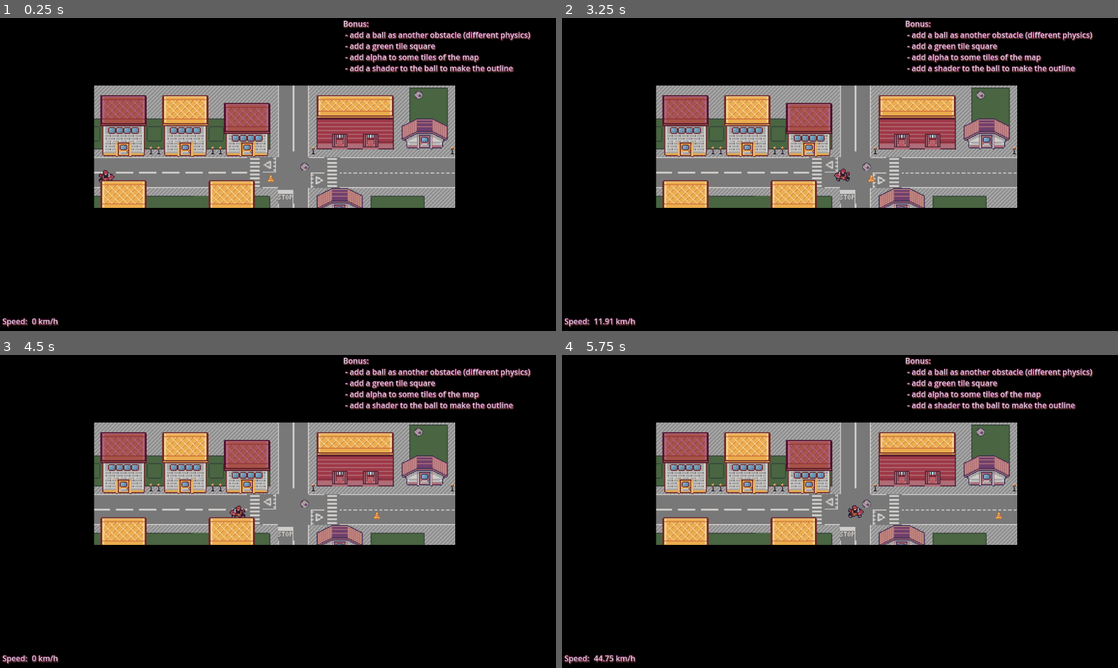
Above: before the commit, frames 1-4 (two rows, left to right).
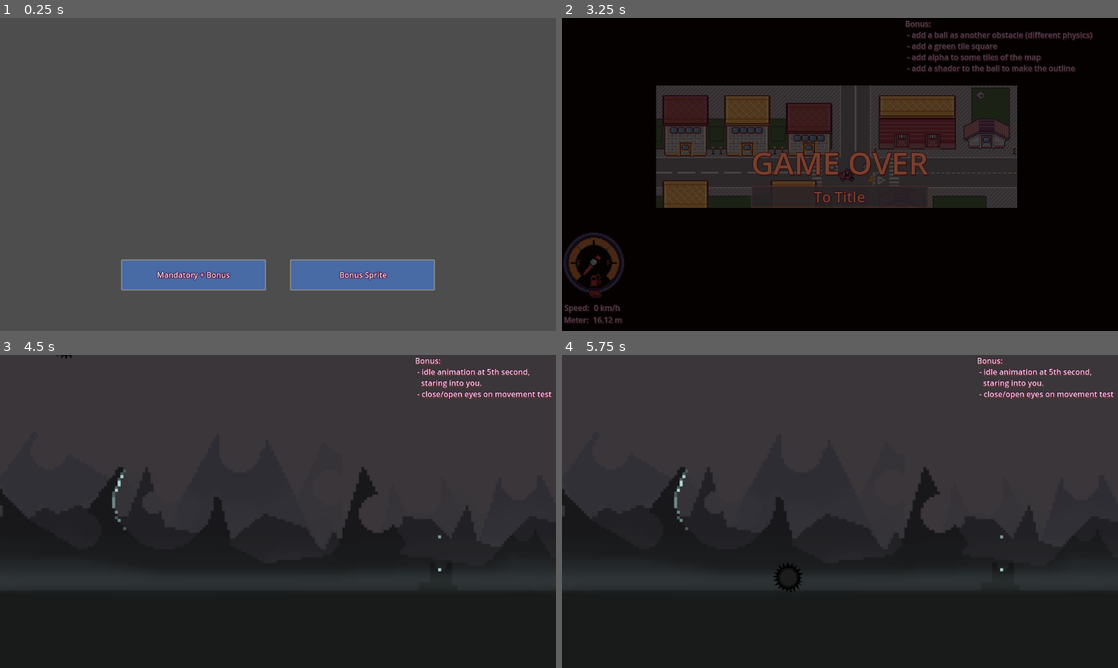
Above: after the commit, the same moments.

Repository: Arctia/42-Godot
Game: Godot game, scene res://src/scenes/Title.tscn
Two runs of this game, one before a commit and one after it. Both use one fixed random seed, a clock stepped at 60 frames per second and the inputs below. Before the commit the project starts from res://src/scenes/mandatory.tscn.
Inputs (mouse positions are in pixels of both pictures, inside the frame that each line leads up to):
- Up to frame 1 (0.25 s): no input
- Up to frame 2 (3.25 s): click (756, 274) at 0.5 s, where only the run after the commit has a clickable "Mandatory + Bonus"; tap Enter at 1.25 s; hold Right (move_right) 1.28-2.78 s; tap W (move_up) at 1.52, 2.27 s; hold A (move_left) from 2.78 s (still down)
- Up to frame 3 (4.5 s): release A (move_left) at 3.5 s; click (278, 533) at 3.5 s, where only the run after the commit has a clickable "To Title"; click (361, 611) at 4.25 s, where only the run after the commit has a clickable "Bonus Sprite"
- Up to frame 4 (5.75 s): hold Right (move_right) from 5.03 s (still down); tap W (move_up) at 5.27 s

The runs differ from the first frame. In frame 1, 97% of the frame differs, in the area x 0-100%, y 0-100%; in frame 2, 28%; in frame 3, 99%; in frame 4, 99%.

Commit message:
Week2: mandatory + Bonus

Diff:
--- a/Week-002/project.godot
+++ b/Week-002/project.godot
@@ -10,8 +10,8 @@
 
 [application]
 
-config/name="Week-001"
-run/main_scene="res://src/scenes/mandatory.tscn"
+config/name="Week-002"
+run/main_scene="res://src/scenes/Title.tscn"
 config/features=PackedStringArray("4.0", "GL Compatibility")
 config/icon="res://icon.svg"
 
@@ -47,6 +47,11 @@
 , Object(InputEventKey,"resource_local_to_scene":false,"resource_name":"","device":-1,"window_id":0,"alt_pressed":false,"shift_pressed":false,"ctrl_pressed":false,"meta_pressed":false,"pressed":false,"keycode":0,"physical_keycode":4194319,"key_label":0,"unicode":0,"echo":false,"script":null)
 ]
 }
+pause={
+"deadzone": 0.5,
+"events": [Object(InputEventKey,"resource_local_to_scene":false,"resource_name":"","device":-1,"window_id":0,"alt_pressed":false,"shift_pressed":false,"ctrl_pressed":false,"meta_pressed":false,"pressed":false,"keycode":0,"physical_keycode":4194305,"key_label":0,"unicode":0,"echo":false,"script":null)
+]
+}
 
 [rendering]
 
--- a/Week-002/src/entity/taxi.gd
+++ b/Week-002/src/entity/taxi.gd
@@ -2,6 +2,10 @@
 
 @export var ACC:float = 0
 @export var MAX_SPEED:float = 400
+@export var MAX_FUEL:float = 40
+
+@export var fuel:float = 1
+
 var FRICTION:float
 
 func _ready():
@@ -10,6 +14,9 @@
 func _physics_process(delta):
 	var xaxis = Input.get_axis("move_left", "move_right")
 	var yaxis = Input.get_axis("move_up", "move_down")
+
+	if (xaxis or yaxis) and fuel <= 0: xaxis = 0; yaxis = 0; fuel = 0
+	elif (xaxis or yaxis) and fuel > 0: fuel -= 0.01
 
 	if xaxis and yaxis:
 		velocity.x += xaxis * ACC * cos(deg_to_rad(45))
--- /dev/null
+++ b/Week-002/src/hud/manometro.gd
@@ -0,0 +1,12 @@
+extends Sprite2D
+
+var max_fuel:float
+var fuel:float
+
+var arc:float = 274
+
+func _process(_d):
+	var percentage:float = (fuel / max_fuel) * 100
+	%lbl_perc.text = str(snapped(percentage, 1)) + "%"
+	var r = percentage * arc / 100
+	%Arrow.rotation_degrees = r - arc
--- /dev/null
+++ b/Week-002/src/hud/manometro.tscn
@@ -0,0 +1,30 @@
+[gd_scene load_steps=5 format=3 uid="uid://n3kvmi2egdom"]
+
+[ext_resource type="Texture2D" uid="uid://dfh0yksvw53jh" path="res://assets/HUD/1685957404508_Tachimetro.png" id="1_xgy1p"]
+[ext_resource type="Script" path="res://src/hud/manometro.gd" id="2_2pf60"]
+[ext_resource type="Texture2D" uid="uid://dgs4mgvhwx5if" path="res://assets/HUD/lancetta.png" id="3_jqt2f"]
+[ext_resource type="Theme" uid="uid://hsqcmqaiw52k" path="res://src/theme.tres" id="4_k6wh5"]
+
+[node name="Manometro" type="Sprite2D"]
+texture_filter = 1
+scale = Vector2(2, 2)
+texture = ExtResource("1_xgy1p")
+script = ExtResource("2_2pf60")
+
+[node name="Arrow" type="Sprite2D" parent="."]
+unique_name_in_owner = true
+texture = ExtResource("3_jqt2f")
+
+[node name="CenterContainer" type="CenterContainer" parent="."]
+offset_left = -29.0
+offset_top = 25.0
+offset_right = 32.0
+offset_bottom = 39.0
+
+[node name="lbl_perc" type="Label" parent="CenterContainer"]
+unique_name_in_owner = true
+layout_mode = 2
+theme = ExtResource("4_k6wh5")
+theme_override_colors/font_color = Color(1, 0.466667, 0, 1)
+theme_override_font_sizes/font_size = 7
+text = "100%"
--- a/Week-002/src/scenes/Title.tscn
+++ b/Week-002/src/scenes/Title.tscn
@@ -1,5 +1,6 @@
-[gd_scene load_steps=2 format=3 uid="uid://c300xyl8koax6"]
+[gd_scene load_steps=3 format=3 uid="uid://c300xyl8koax6"]
 
+[ext_resource type="Theme" uid="uid://hsqcmqaiw52k" path="res://src/theme.tres" id="1_md05v"]
 [ext_resource type="Script" path="res://src/scenes/Title.gd" id="1_thtqd"]
 
 [node name="Control" type="Control"]
@@ -7,8 +8,11 @@
 anchors_preset = 15
 anchor_right = 1.0
 anchor_bottom = 1.0
+offset_top = -1.0
+offset_bottom = -1.0
 grow_horizontal = 2
 grow_vertical = 2
+theme = ExtResource("1_md05v")
 script = ExtResource("1_thtqd")
 
 [node name="CenterContainer" type="CenterContainer" parent="."]
--- a/Week-002/src/scenes/mandatory.gd
+++ b/Week-002/src/scenes/mandatory.gd
@@ -1,15 +1,61 @@
 extends Control
 
+#--- Variables ----------------------------------------------------------------#
+#--- Variables
+#------------------------------------------------------------------------------#
 
-# Called when the node enters the scene tree for the first time.
+var meters:float = 0
+var gameover:bool = false
+
+#--- Process methods ----------------------------------------------------------#
+#--- Process methods
+#------------------------------------------------------------------------------#
+
 func _ready():
-	pass # Replace with function body.
+	initialize()
 
+func _process(delta):
+	if Input.is_action_just_pressed("pause"): _set_pause()
+	if get_tree().paused: return
+	speedmeter(%Taxi.velocity, delta)
+	manometro_info()
+	check_death()
 
-# Called every frame. 'delta' is the elapsed time since the previous frame.
-func _process(_delta_):
-	speedmeter(%Taxi.velocity)
+func initialize() -> void:
+	%Manometro.max_fuel = %Taxi.MAX_FUEL
 
-func speedmeter(v:Vector2):
-	var t_speed:float = snapped(sqrt(pow(v.x, 2) + pow(v.y, 2)) / 10 * 1.37, 0.01)
+#--- Other Methods ------------------------------------------------------------#
+#--- Other Methods
+#------------------------------------------------------------------------------#
+
+func speedmeter(v:Vector2, delta) -> void:
+	var t_speed:float = snapped(sqrt(pow(v.x, 2) + pow(v.y, 2)) / 10 * 1.37, .01)
 	%lbl_speed_value.text = str(t_speed) + " km/h"
+	self.meters += (t_speed / 3.6) * delta
+	if self.meters >= 1000:
+		%lbl_meters_value.text = str(snapped(self.meters/1000, 0.01)) + " km"
+	else:
+		%lbl_meters_value.text = str(snapped(self.meters, 0.01)) + " m"
+
+func manometro_info() -> void:
+	%Manometro.fuel = %Taxi.fuel
+
+func check_death() -> void:
+	if %Taxi.fuel <= 0 and not self.gameover:
+		self.gameover = true
+		$AnimationPlayer.play("GameOver")
+
+func _on_btn_title_pressed():
+	get_tree().paused = false
+	get_tree().change_scene_to_file("res://src/scenes/Title.tscn")
+
+func _set_pause() -> void:
+	var pause = $PauseHover
+	get_tree().paused = true if not get_tree().paused else false
+	pause.visible = true if not pause.visible else false
+	if pause.visible:
+		$AnimationPlayer.play("Pause_Anim")
+
+func _on_animation_player_animation_finished(anim_name) -> void:
+	if anim_name == "Pause_Anim" and get_tree().paused:
+		$AnimationPlayer.play("Pause_Anim")
--- a/Week-002/src/scenes/mandatory.tscn
+++ b/Week-002/src/scenes/mandatory.tscn
@@ -6,6 +6,7 @@
 [ext_resource type="PackedScene" uid="uid://b2ttl820421dd" path="res://src/scenes/tile_map.tscn" id="3_xr4au"]
 [ext_resource type="PackedScene" uid="uid://bpsxd2y43lmgi" path="res://src/entity/obstacle2.tscn" id="5_vjki0"]
 [ext_resource type="PackedScene" uid="uid://d2d83xbee54md" path="res://src/entity/obstacle3.tscn" id="6_e6rhb"]
+[ext_resource type="PackedScene" uid="uid://n3kvmi2egdom" path="res://src/hud/manometro.tscn" id="7_h8we3"]
 
 [sub_resource type="RectangleShape2D" id="RectangleShape2D_1vtel"]
 size = Vector2(246, 677)
@@ -19,7 +20,163 @@
 [sub_resource type="RectangleShape2D" id="RectangleShape2D_qhxel"]
 size = Vector2(1217, 306.5)
 
+[sub_resource type="StyleBoxFlat" id="StyleBoxFlat_mwps4"]
+bg_color = Color(0.0509804, 0.0156863, 0.027451, 0.803922)
+
+[sub_resource type="Animation" id="Animation_pwpp1"]
+resource_name = "GameOver"
+tracks/0/type = "bezier"
+tracks/0/imported = false
+tracks/0/enabled = true
+tracks/0/path = NodePath("GameOver:modulate:r")
+tracks/0/interp = 1
+tracks/0/loop_wrap = true
+tracks/0/keys = {
+"handle_modes": PackedInt32Array(0, 0),
+"points": PackedFloat32Array(0, -0.25, 0, 0.25, 0, 1, -0.25, 0, 0.25, 0),
+"times": PackedFloat32Array(0, 0.5)
+}
+tracks/1/type = "bezier"
+tracks/1/imported = false
+tracks/1/enabled = true
+tracks/1/path = NodePath("GameOver:modulate:g")
+tracks/1/interp = 1
+tracks/1/loop_wrap = true
+tracks/1/keys = {
+"handle_modes": PackedInt32Array(0, 0),
+"points": PackedFloat32Array(0, -0.25, 0, 0.25, 0, 1, -0.25, 0, 0.25, 0),
+"times": PackedFloat32Array(0, 0.7)
+}
+tracks/2/type = "bezier"
+tracks/2/imported = false
+tracks/2/enabled = true
+tracks/2/path = NodePath("GameOver:modulate:b")
+tracks/2/interp = 1
+tracks/2/loop_wrap = true
+tracks/2/keys = {
+"handle_modes": PackedInt32Array(0, 0),
+"points": PackedFloat32Array(0, -0.25, 0, 0.25, 0, 1, -0.25, 0, 0.25, 0),
+"times": PackedFloat32Array(0, 0.9)
+}
+tracks/3/type = "bezier"
+tracks/3/imported = false
+tracks/3/enabled = true
+tracks/3/path = NodePath("GameOver:modulate:a")
+tracks/3/interp = 1
+tracks/3/loop_wrap = true
+tracks/3/keys = {
+"handle_modes": PackedInt32Array(0, 0),
+"points": PackedFloat32Array(0, -0.25, 0, 0.25, 0, 1, -0.25, 0, 0.25, 0),
+"times": PackedFloat32Array(0, 0.4)
+}
+tracks/4/type = "value"
+tracks/4/imported = false
+tracks/4/enabled = true
+tracks/4/path = NodePath("GameOver:visible")
+tracks/4/interp = 1
+tracks/4/loop_wrap = true
+tracks/4/keys = {
+"times": PackedFloat32Array(0),
+"transitions": PackedFloat32Array(1),
+"update": 1,
+"values": [true]
+}
+
+[sub_resource type="Animation" id="Animation_tm455"]
+length = 0.001
+tracks/0/type = "bezier"
+tracks/0/imported = false
+tracks/0/enabled = true
+tracks/0/path = NodePath("GameOver:modulate:r")
+tracks/0/interp = 1
+tracks/0/loop_wrap = true
+tracks/0/keys = {
+"handle_modes": PackedInt32Array(0),
+"points": PackedFloat32Array(1, -0.25, 0, 0.25, 0),
+"times": PackedFloat32Array(0)
+}
+tracks/1/type = "bezier"
+tracks/1/imported = false
+tracks/1/enabled = true
+tracks/1/path = NodePath("GameOver:modulate:g")
+tracks/1/interp = 1
+tracks/1/loop_wrap = true
+tracks/1/keys = {
+"handle_modes": PackedInt32Array(0),
+"points": PackedFloat32Array(1, -0.25, 0, 0.25, 0),
+"times": PackedFloat32Array(0)
+}
+tracks/2/type = "bezier"
+tracks/2/imported = false
+tracks/2/enabled = true
+tracks/2/path = NodePath("GameOver:modulate:b")
+tracks/2/interp = 1
+tracks/2/loop_wrap = true
+tracks/2/keys = {
+"handle_modes": PackedInt32Array(0),
+"points": PackedFloat32Array(1, -0.25, 0, 0.25, 0),
+"times": PackedFloat32Array(0)
+}
+tracks/3/type = "bezier"
+tracks/3/imported = false
+tracks/3/enabled = true
+tracks/3/path = NodePath("GameOver:modulate:a")
+tracks/3/interp = 1
+tracks/3/loop_wrap = true
+tracks/3/keys = {
+"handle_modes": PackedInt32Array(0),
+"points": PackedFloat32Array(1, -0.25, 0, 0.25, 0),
+"times": PackedFloat32Array(0)
+}
+tracks/4/type = "value"
+tracks/4/imported = false
+tracks/4/enabled = true
+tracks/4/path = NodePath("GameOver:visible")
+tracks/4/interp = 1
+tracks/4/loop_wrap = true
+tracks/4/keys = {
+"times": PackedFloat32Array(0),
+"transitions": PackedFloat32Array(1),
+"update": 1,
+"values": [false]
+}
+tracks/5/type = "value"
+tracks/5/imported = false
+tracks/5/enabled = true
+tracks/5/path = NodePath("PauseHover/HBoxContainer/Label:modulate")
+tracks/5/interp = 1
+tracks/5/loop_wrap = true
+tracks/5/keys = {
+"times": PackedFloat32Array(0),
+"transitions": PackedFloat32Array(1),
+"update": 0,
+"values": [Color(1, 1, 1, 1)]
+}
+
+[sub_resource type="Animation" id="Animation_xu0ns"]
+resource_name = "Pause_Anim"
+tracks/0/type = "value"
+tracks/0/imported = false
+tracks/0/enabled = true
+tracks/0/path = NodePath("PauseHover/HBoxContainer/Label:modulate")
+tracks/0/interp = 1
+tracks/0/loop_wrap = true
+tracks/0/keys = {
+"times": PackedFloat32Array(0, 0.4, 1),
+"transitions": PackedFloat32Array(1, 1, 2),
+"update": 0,
+"values": [Color(1, 1, 1, 1), Color(1, 1, 1, 0.360784), Color(1, 1, 1, 1)]
+}
+
+[sub_resource type="AnimationLibrary" id="AnimationLibrary_46c76"]
+_data = {
+"GameOver": SubResource("Animation_pwpp1"),
+"Pause_Anim": SubResource("Animation_xu0ns"),
+"RESET": SubResource("Animation_tm455")
+}
+
 [node name="Mandatory" type="Control"]
+process_mode = 3
 custom_minimum_size = Vector2(640, 0)
 layout_mode = 3
 anchors_preset = 15
@@ -31,6 +188,7 @@
 script = ExtResource("1_kdsi1")
 
 [node name="scene" type="Node2D" parent="."]
+process_mode = 1
 
 [node name="TileMap" parent="scene" instance=ExtResource("3_xr4au")]
 rotation = -0.000194534
@@ -122,8 +280,9 @@
 anchor_top = 1.0
 anchor_bottom = 1.0
 offset_left = 5.0
-offset_top = -40.0
+offset_top = -68.0
 offset_right = 118.0
+offset_bottom = -28.0
 grow_vertical = 0
 theme_override_constants/separation = 5
 
@@ -135,6 +294,28 @@
 unique_name_in_owner = true
 layout_mode = 2
 text = "0 m/s"
+
+[node name="HBoxContainer2" type="HBoxContainer" parent="."]
+z_index = 999
+layout_mode = 1
+anchors_preset = 2
+anchor_top = 1.0
+anchor_bottom = 1.0
+offset_left = 4.0
+offset_top = -43.0
+offset_right = 117.0
+offset_bottom = -3.0
+grow_vertical = 0
+theme_override_constants/separation = 5
+
+[node name="Label" type="Label" parent="HBoxContainer2"]
+layout_mode = 2
+text = "Meter: "
+
+[node name="lbl_meters_value" type="Label" parent="HBoxContainer2"]
+unique_name_in_owner = true
+layout_mode = 2
+text = "0 m"
 
 [node name="RichTextLabel" type="RichTextLabel" parent="."]
 z_index = 999
@@ -151,3 +332,75 @@
  - add a green tile square
  - add alpha to some tiles of the map
  - add a shader to the ball to make the outline"
+
+[node name="TextureRect" type="TextureRect" parent="."]
+layout_mode = 0
+offset_right = 40.0
+offset_bottom = 40.0
+
+[node name="Manometro" parent="." instance=ExtResource("7_h8we3")]
+unique_name_in_owner = true
+process_mode = 1
+z_index = 50
+position = Vector2(66, 507)
+
+[node name="GameOver" type="PanelContainer" parent="."]
+unique_name_in_owner = true
+visible = false
+z_index = 4000
+layout_mode = 0
+offset_right = 1152.0
+offset_bottom = 648.0
+theme_override_styles/panel = SubResource("StyleBoxFlat_mwps4")
+
+[node name="HBoxContainer" type="VBoxContainer" parent="GameOver"]
+layout_mode = 2
+size_flags_horizontal = 4
+size_flags_vertical = 4
+
+[node name="Label" type="Label" parent="GameOver/HBoxContainer"]
+layout_mode = 2
+theme_override_font_sizes/font_size = 64
+text = "GAME OVER"
+horizontal_alignment = 1
+
+[node name="Button" type="Button" parent="GameOver/HBoxContainer"]
+layout_mode = 2
+theme_override_font_sizes/font_size = 30
+text = "To Title"
+
+[node name="PauseHover" type="PanelContainer" parent="."]
+unique_name_in_owner = true
+visible = false
+z_index = 4000
+layout_mode = 0
+offset_right = 1152.0
+offset_bottom = 648.0
+theme_override_styles/panel = SubResource("StyleBoxFlat_mwps4")
+
+[node name="HBoxContainer" type="VBoxContainer" parent="PauseHover"]
+layout_mode = 2
+size_flags_horizontal = 4
+size_flags_vertical = 4
+
+[node name="Label" type="Label" parent="PauseHover/HBoxContainer"]
+layout_mode = 2
+theme_override_font_sizes/font_size = 64
+text = "Pause"
+horizontal_alignment = 1
+
+[node name="Button" type="Button" parent="PauseHover/HBoxContainer"]
+layout_mode = 2
+theme_override_font_sizes/font_size = 30
+text = "To Title"
+
+[node name="AnimationPlayer" type="AnimationPlayer" parent="."]
+process_mode = 3
+process_priority = 1
+libraries = {
+"": SubResource("AnimationLibrary_46c76")
+}
+
+[connection signal="pressed" from="GameOver/HBoxContainer/Button" to="." method="_on_btn_title_pressed"]
+[connection signal="pressed" from="PauseHover/HBoxContainer/Button" to="." method="_on_btn_title_pressed"]
+[connection signal="animation_finished" from="AnimationPlayer" to="." method="_on_animation_player_animation_finished"]
--- a/Week-002/src/theme.tres
+++ b/Week-002/src/theme.tres
@@ -1,6 +1,52 @@
-[gd_resource type="Theme" format=3 uid="uid://hsqcmqaiw52k"]
+[gd_resource type="Theme" load_steps=4 format=3 uid="uid://hsqcmqaiw52k"]
+
+[sub_resource type="StyleBoxFlat" id="StyleBoxFlat_i3672"]
+bg_color = Color(0.419608, 0.556863, 0.796078, 1)
+border_width_left = 2
+border_width_top = 2
+border_width_right = 2
+border_width_bottom = 2
+border_color = Color(0.54902, 0.54902, 0.54902, 1)
+corner_radius_top_left = 2
+corner_radius_top_right = 2
+corner_radius_bottom_right = 2
+corner_radius_bottom_left = 2
+anti_aliasing = false
+
+[sub_resource type="StyleBoxFlat" id="StyleBoxFlat_ge363"]
+bg_color = Color(0.282353, 0.415686, 0.647059, 1)
+border_width_left = 2
+border_width_top = 2
+border_width_right = 2
+border_width_bottom = 2
+border_color = Color(0.54902, 0.54902, 0.54902, 1)
+corner_radius_top_left = 2
+corner_radius_top_right = 2
+corner_radius_bottom_right = 2
+corner_radius_bottom_left = 2
+anti_aliasing = false
+
+[sub_resource type="StyleBoxFlat" id="StyleBoxFlat_83byc"]
+bg_color = Color(0.537255, 0.854902, 0.964706, 1)
+border_width_left = 2
+border_width_top = 2
+border_width_right = 2
+border_width_bottom = 2
+border_color = Color(0.54902, 0.54902, 0.54902, 1)
+corner_radius_top_left = 2
+corner_radius_top_right = 2
+corner_radius_bottom_right = 2
+corner_radius_bottom_left = 2
+anti_aliasing = false
 
 [resource]
+Button/colors/font_color = Color(0.882353, 0.882353, 0.882353, 1)
+Button/colors/font_disabled_color = Color(0.875, 0.875, 0.875, 0.5)
+Button/colors/font_outline_color = Color(0.329412, 0.00784314, 0.239216, 1)
+Button/constants/outline_size = 5
+Button/styles/hover = SubResource("StyleBoxFlat_i3672")
+Button/styles/normal = SubResource("StyleBoxFlat_ge363")
+Button/styles/pressed = SubResource("StyleBoxFlat_83byc")
 Label/colors/font_color = Color(0.882353, 0.882353, 0.882353, 1)
 Label/colors/font_outline_color = Color(0.329412, 0.00784314, 0.239216, 1)
 Label/colors/font_shadow_color = Color(0.392157, 0.243137, 0.141176, 0.905882)
Binary file added: Week-002/assets/HUD/1685957404508_Tachimetro.png
Not shown, added: Week-002/assets/HUD/1685957404508_Tachimetro.png.import
Binary file added: Week-002/assets/HUD/lancetta.png
Not shown, added: Week-002/assets/HUD/lancetta.png.import
Not shown: 1 places in Week-002/src/scenes/mandatory.tscn that only renumber resources
Not shown, changed: Week-002/it.subject.pdf
